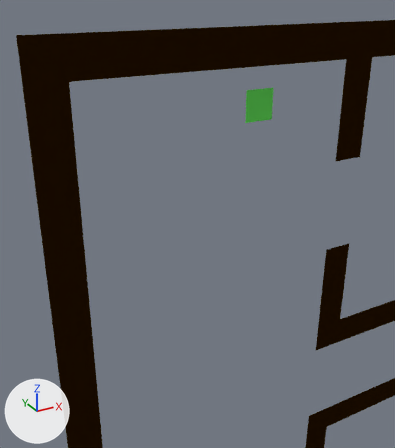
One commit to the Blender file maps/map1.blend: the scene before it, then after it.
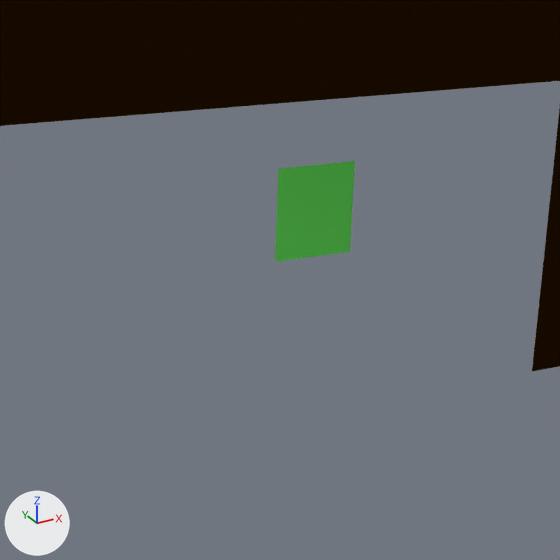
Each version appears first from a 50 mm camera at (-5.72, -4.53, 8.98) aimed at (-2.13, 1.99, 5.72), and next in a close-up on the part from 38% to 87% of the width and 7% to 51% of the height. Arrows for +X, +Y and +Z are at lower left; the lights stay in place.

In view in the first close-up: 'player1', 'wall'.
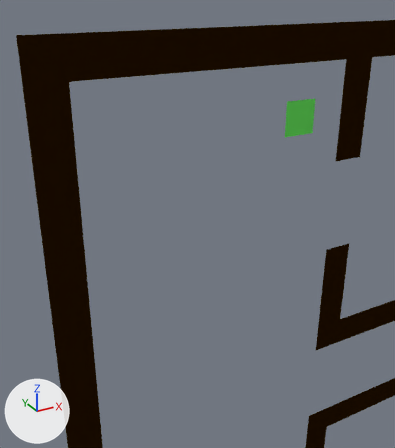
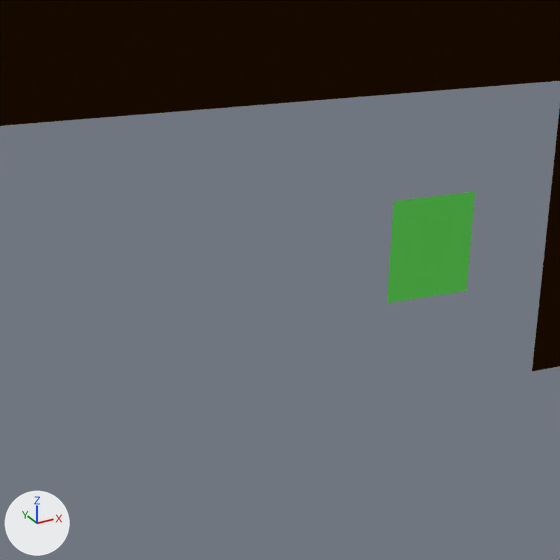
The newer file is also turned or shifted as a whole; pictures and numbers use the older file's frame.

Pixel boxes (x1, y1, x2, y2) of what changed, in the close-ups (560 x 560 px):
'player1', reshaped (10% wider, 10% taller): before (275, 161, 355, 262); after (387, 192, 475, 303)

The change, as a diff of the scene's bpy script:
```diff
--- a/maps/map1.blend.py
+++ b/maps/map1.blend.py
@@ me_player1 @@
 me_player1.from_pydata(...)  # 4 vertices, 1 face; spans x -0.625..0.625, y -0.625..0.625, z 0.0
 # used by ob_player1; location = (-0.75, 2.5, 7.25); rotation_euler = (1.571, -4.712, 0.0), in degrees (90, -270, 0); scale = (0.4, 0.4, 0.4)
-me_player1.vertices[0].co = (0.625, 0.625, 0.0)  # pixel (350, 251)
-me_player1.vertices[1].co = (-0.625, 0.625, 0.0)  # pixel (354, 160)
-me_player1.vertices[2].co = (0.625, -0.625, 0.0)  # pixel (275, 261)
-me_player1.vertices[3].co = (-0.625, -0.625, 0.0)  # pixel (278, 168)
+# me_player1 part 1
+me_player1.vertices[0].co = (-0.625, 0.625, 2.5)  # pixel (474, 191)
+me_player1.vertices[1].co = (0.625, 0.625, 2.5)  # pixel (466, 290)
+me_player1.vertices[2].co = (-0.625, -0.625, 2.5)  # pixel (393, 201)
+me_player1.vertices[3].co = (0.625, -0.625, 2.5)  # pixel (386, 303)
 me_player1.materials.append(mat_player1)
```
